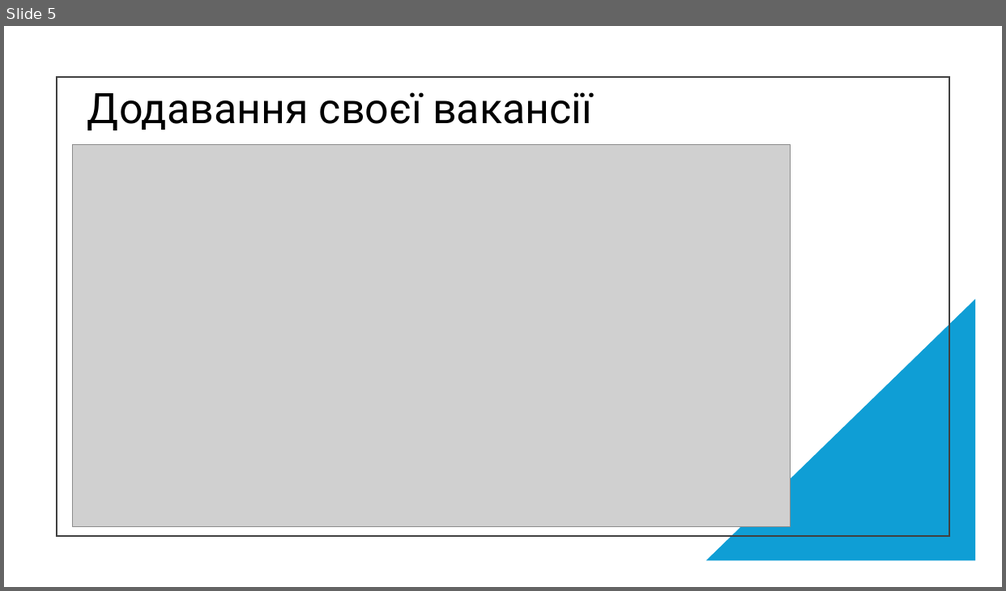
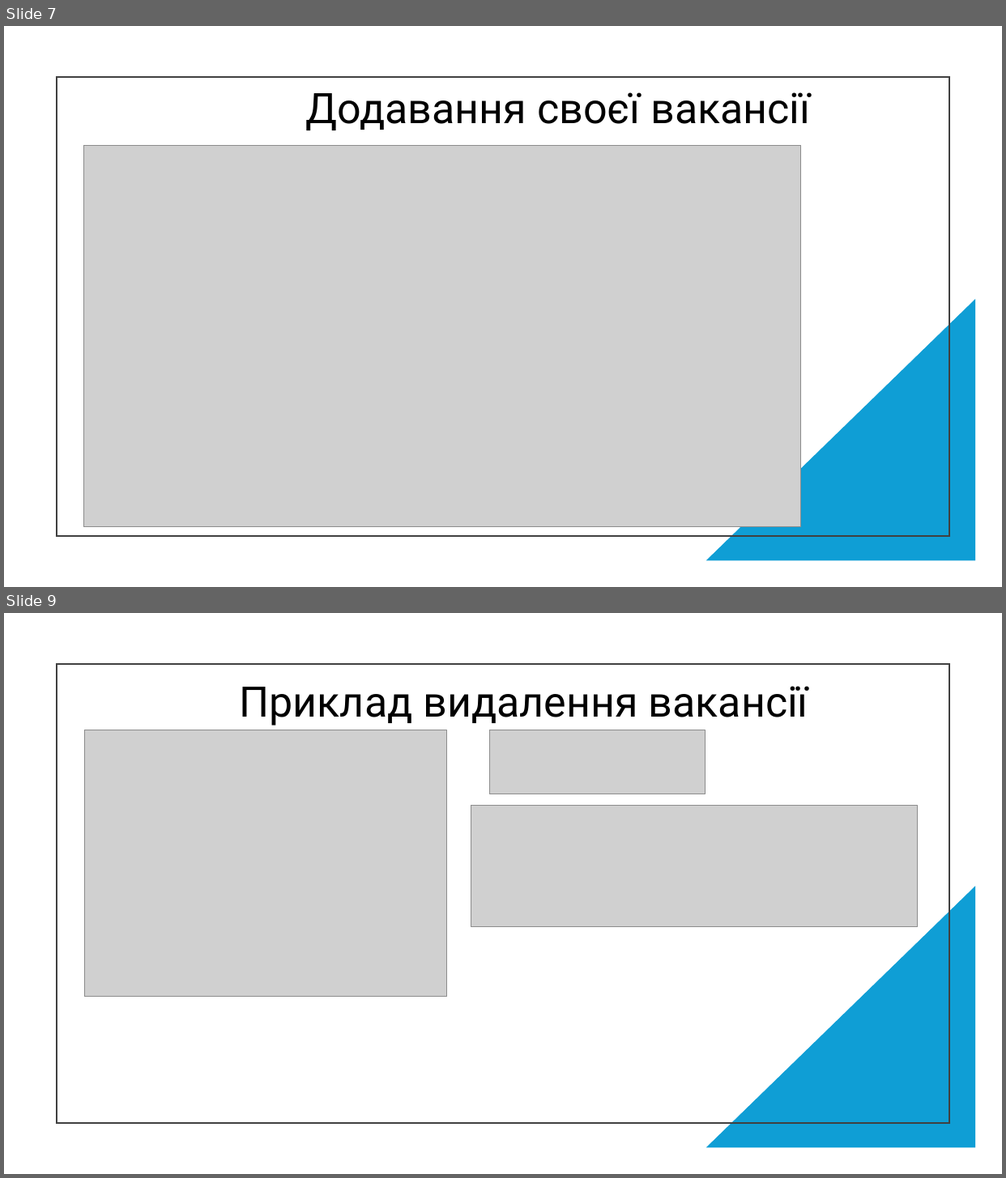
Before and after one commit to WhyTile/Unik-practice, a slide deck: Презентація.pptx. Shown one above the other, each under a label of ours: slide 5 before the commit, slides 7 and 9 after it; the slides between them are not shown. The pictures are 1006x591 and 1006x1178 pixels, drawn with LibreOffice and Linux fonts; fonts in the diff are those of the drawing; grey boxes stand for pictures. Boxes give left, top, right and bottom in pixels: in the first picture for what was removed or moved away, otherwise in the second. Text is boxed around its words. In the diff, an @@ line names an element or a change of style, - is before the commit and + after.

```diff
--- a/Презентація.pptx
+++ b/Презентація.pptx
@@ slide 9 added at box(4, 613, 1002, 1174), background #FFFFFF @@
@@ rectangle added at box(57, 664, 949, 1122), outline #404040 1.5 pt @@
@@ title added at box(240, 686, 808, 726), 40.5 pt, text #000000 @@
+Приклад видалення вакансії
@@ picture added at box(84, 730, 446, 997) @@
@@ picture added at box(490, 730, 705, 795) @@
@@ picture added at box(471, 806, 918, 926) @@
@@ right triangle added at box(706, 886, 976, 1148), fill #0F9ED5 @@
@@ what was slide 5 is now slide 7 @@
@@ slide 7 changed as well @@
@@ title "Додавання своєї вакансії": place and size @@
-title "Додавання своєї вакансії" at box(87, 92, 592, 130)
+title "Додавання своєї вакансії" at box(305, 92, 810, 130)
@@ picture: place and size @@
-picture at box(73, 145, 790, 527)
+picture at box(83, 146, 800, 527)
```
Also in this commit, not shown: 7 other slides changed, 5 other slides added, 1 slide removed.
